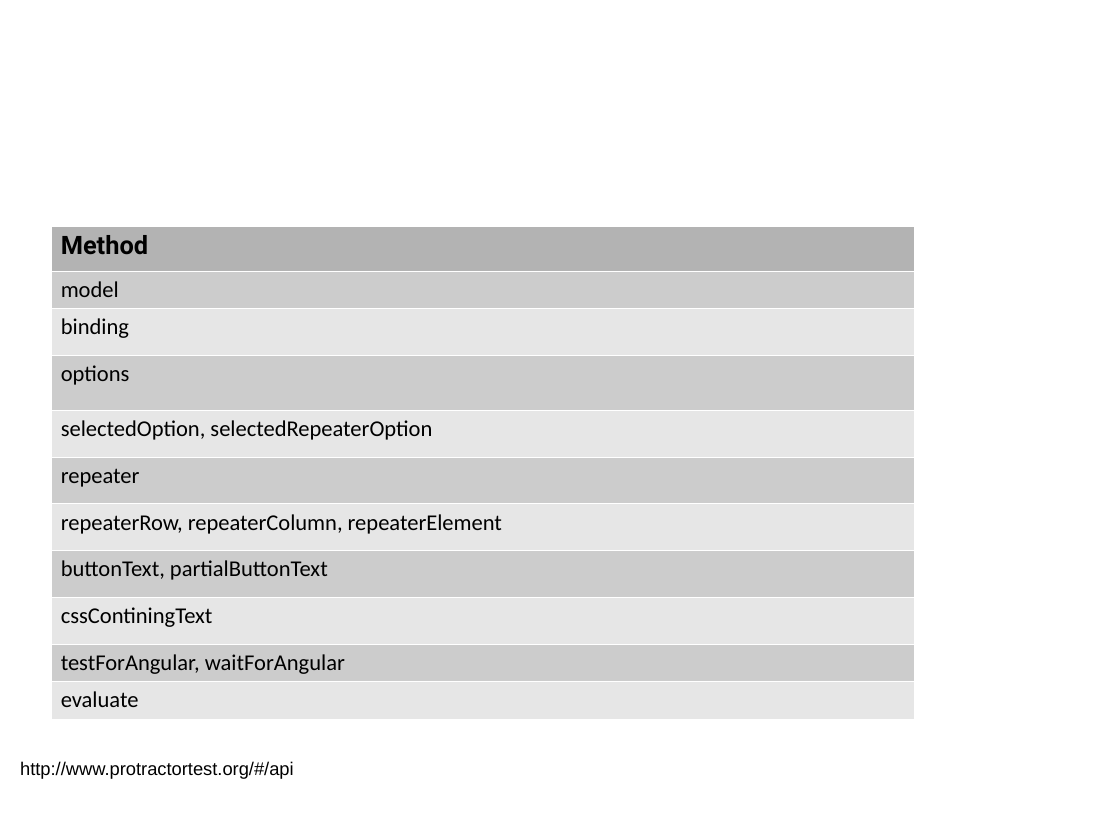
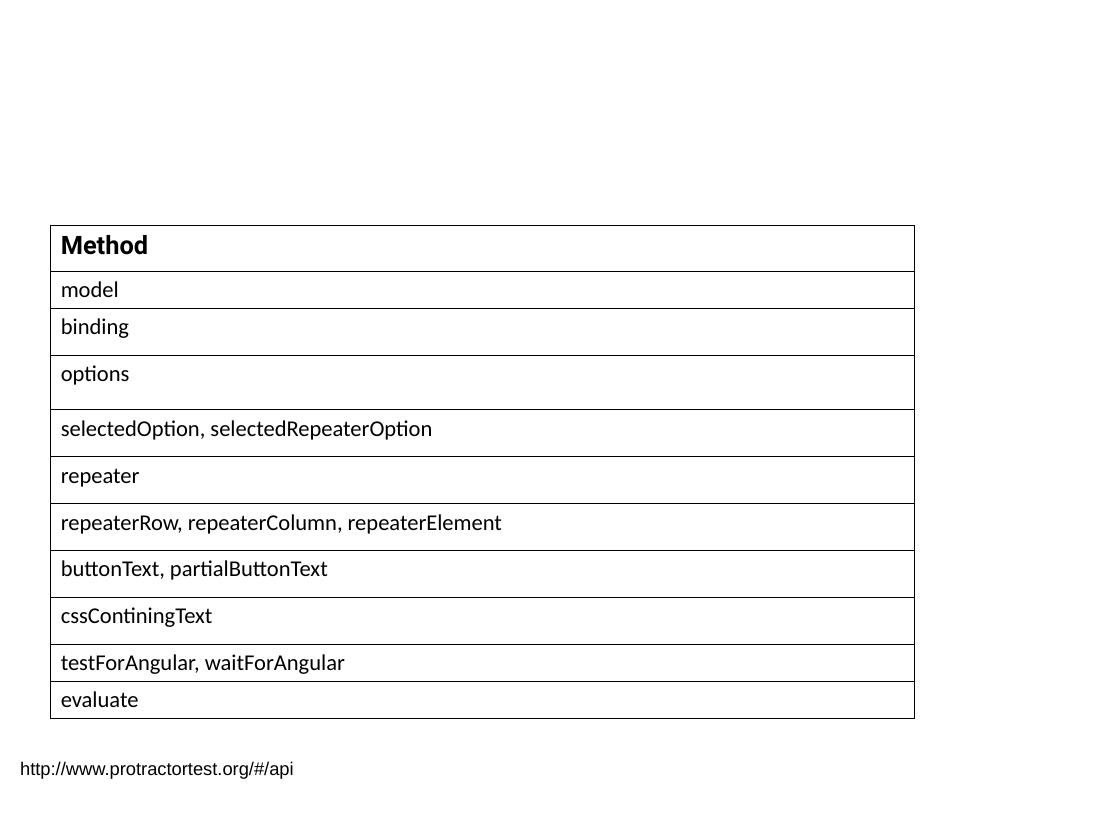
Before and after one commit to sergueik/selenium_java, a slide deck: slide 14 of protractor/jProtractor.odp (slide 11 before the commit). Drawn at 1120x840 pixels with LibreOffice and Linux fonts; fonts in the diff are those of the drawing; background and template pictures are left out. Boxes give left, top, right and bottom in pixels: in the first picture for what was removed or moved away, otherwise in the second. Text is boxed around its words. In the diff, an @@ line names an element or a change of style, - is before the commit and + after.

Commit message:
added slides

```diff
--- a/protractor/jProtractor.odp
+++ b/protractor/jProtractor.odp
@@ table at box(51, 226, 915, 717) @@
@@ fill #B3B3B3 to none in row 1, column 1 @@
@@ fill #CCCCCC to none in 5 cells @@
@@ fill #E6E6E6 to none in 5 cells @@
@@ borders changed @@
```
Also in this commit, not shown: 2 other slides changed, 3 slides added, 1 other file.
